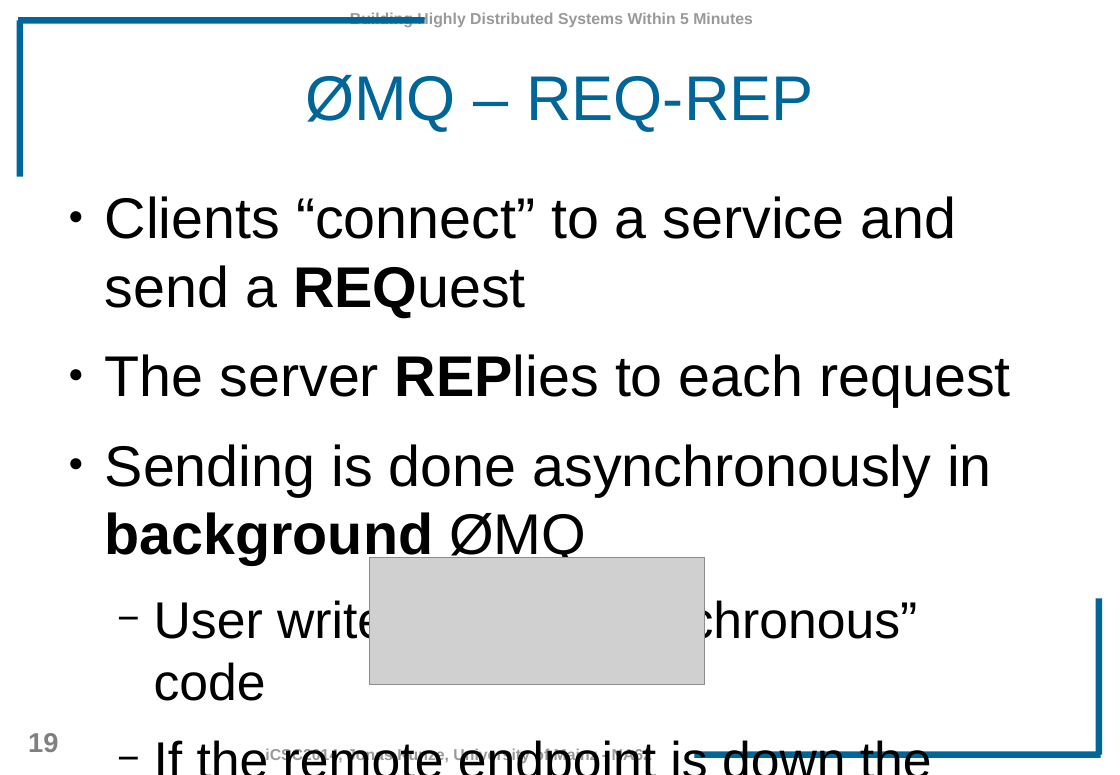
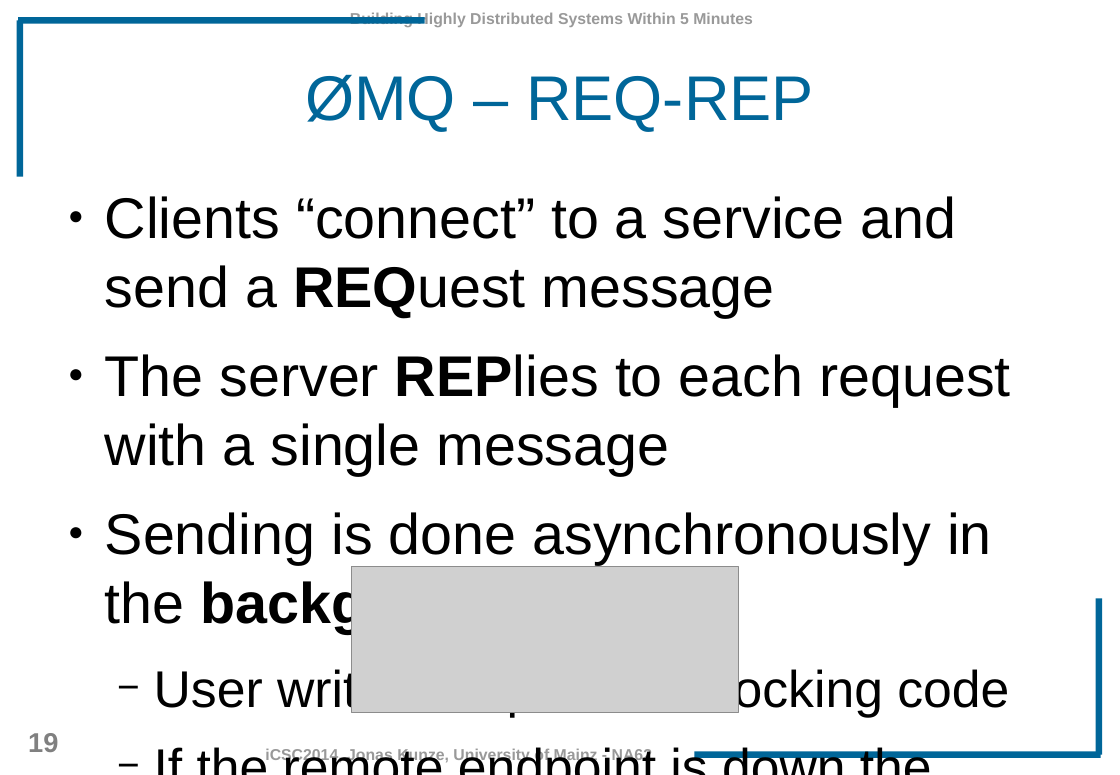
Before and after one commit to JonasKunze/icsc2014, a slide deck: slide 19 of iCSC-2014-Network-Libraries.odp. Drawn at 1120x775 pixels with LibreOffice and Linux fonts; fonts in the diff are those of the drawing; grey boxes stand for pictures; background and template pictures are left out. Boxes give left, top, right and bottom in pixels: in the first picture for what was removed or moved away, otherwise in the second. Text is boxed around its words. In the diff, an @@ line names an element or a change of style, - is before the commit and + after.

```diff
--- a/iCSC-2014-Network-Libraries.odp
+++ b/iCSC-2014-Network-Libraries.odp
@@ text at box(105, 196, 1010, 718): text changed @@
-● Clients “connect” to a service and send a REQuest
-● The server REPlies to each request
-● Sending is done asynchronously in background ØMQ
-  − User writes simple “synchronous” code
+● Clients “connect” to a service and send a REQuest message
+● The server REPlies to each request with a single message
+● Sending is done asynchronously in the background
+  − User writes simple non-blocking code
@@ picture: place and size @@
-picture at box(369, 558, 704, 685)
+picture at box(352, 568, 738, 714)
```
Also in this commit, not shown: 15 other slides changed, 3 other files.
